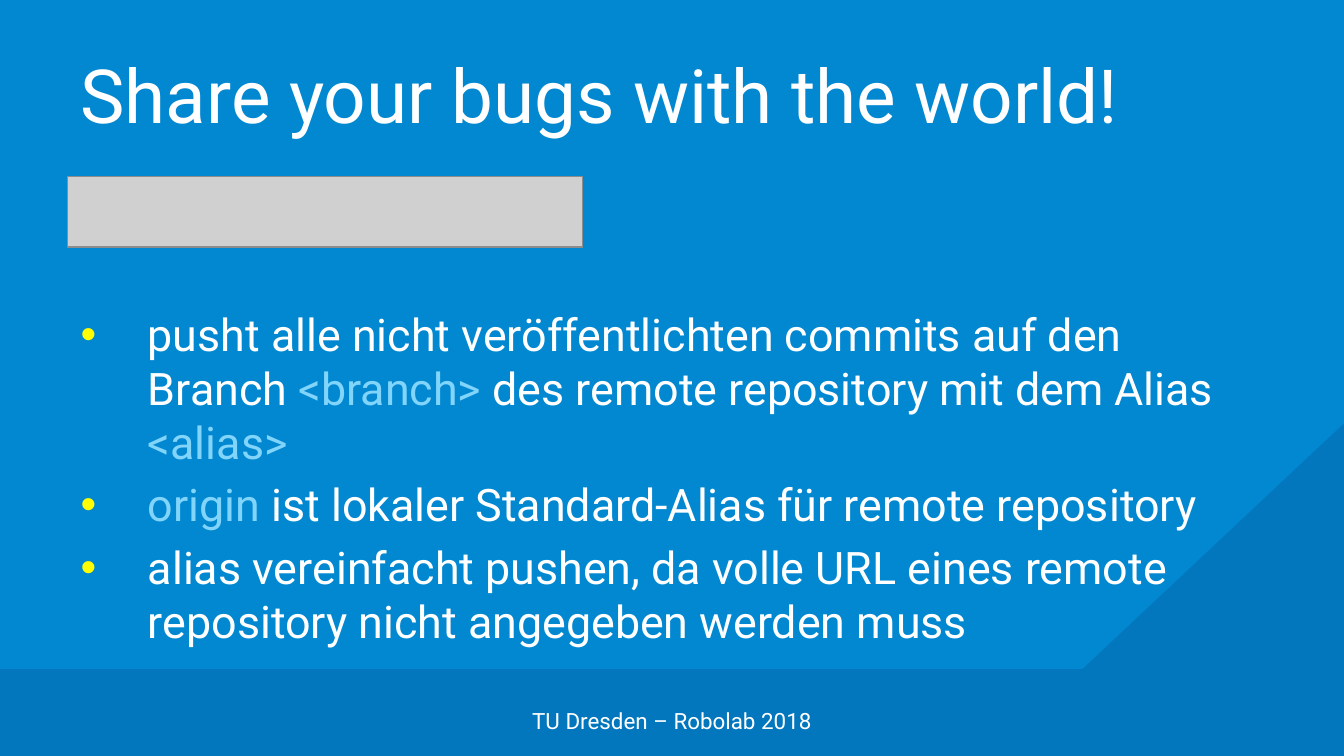
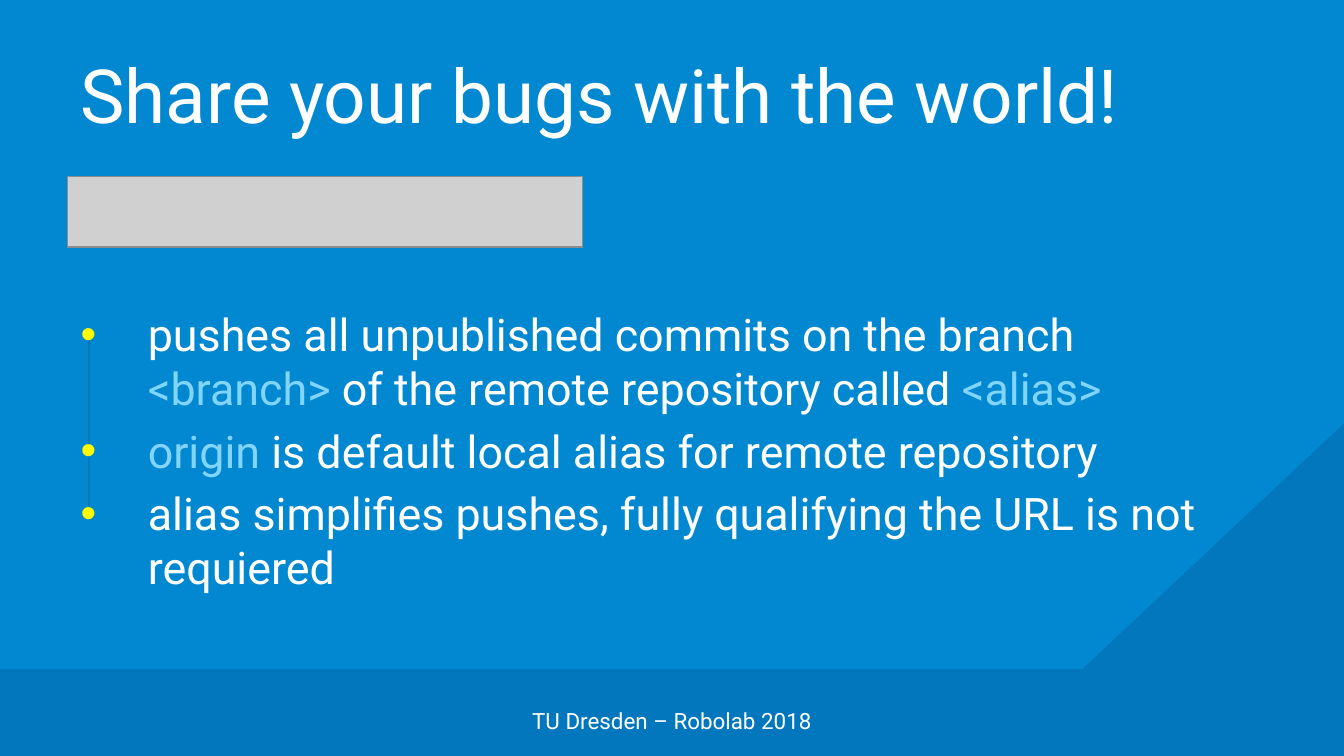
Before and after one commit to edisontrent1337/gitslides, a slide deck: slide 24 of Git.pptx. Drawn at 1344x756 pixels with LibreOffice and Linux fonts; fonts in the diff are those of the drawing; grey boxes stand for pictures; background and template pictures are left out. Boxes give left, top, right and bottom in pixels: in the first picture for what was removed or moved away, otherwise in the second. Text is boxed around its words. In the diff, an @@ line names an element or a change of style, - is before the commit and + after.

```diff
--- a/Git.pptx
+++ b/Git.pptx
@@ text at [148,317,1195,593]: text changed @@
-• pusht alle nicht veröffentlichten commits auf den Branch <branch> des remote repository mit dem Alias <alias>
-• origin ist lokaler Standard-Alias für remote repository
-• alias vereinfacht pushen, da volle URL eines remote repository nicht angegeben werden muss
+• pushes all unpublished commits on the branch <branch> of the remote repository called <alias>
+• origin is default local alias for remote repository
+• alias simplifies pushes, fully qualifying the URL is not requiered
@@ line added from (89, 333) to (89, 517), #0277BD 1 pt @@
```
Also in this commit, not shown: 20 other slides changed, 7 slides added, 2 slides removed, 1 other file.
